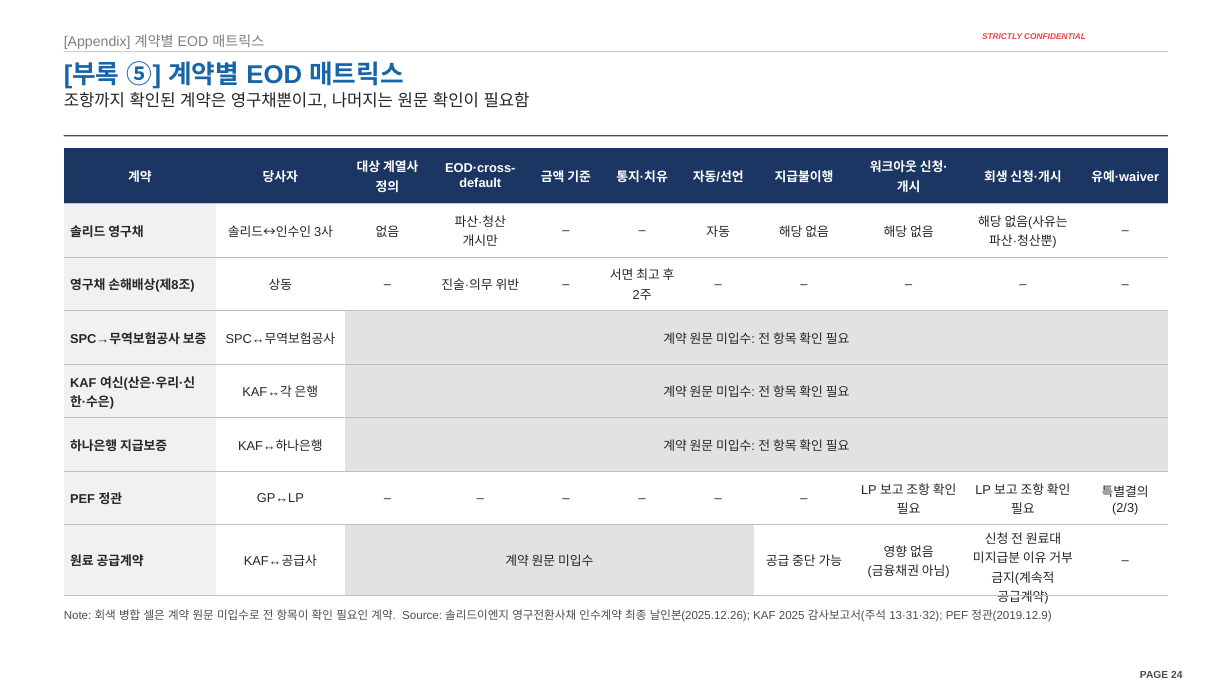
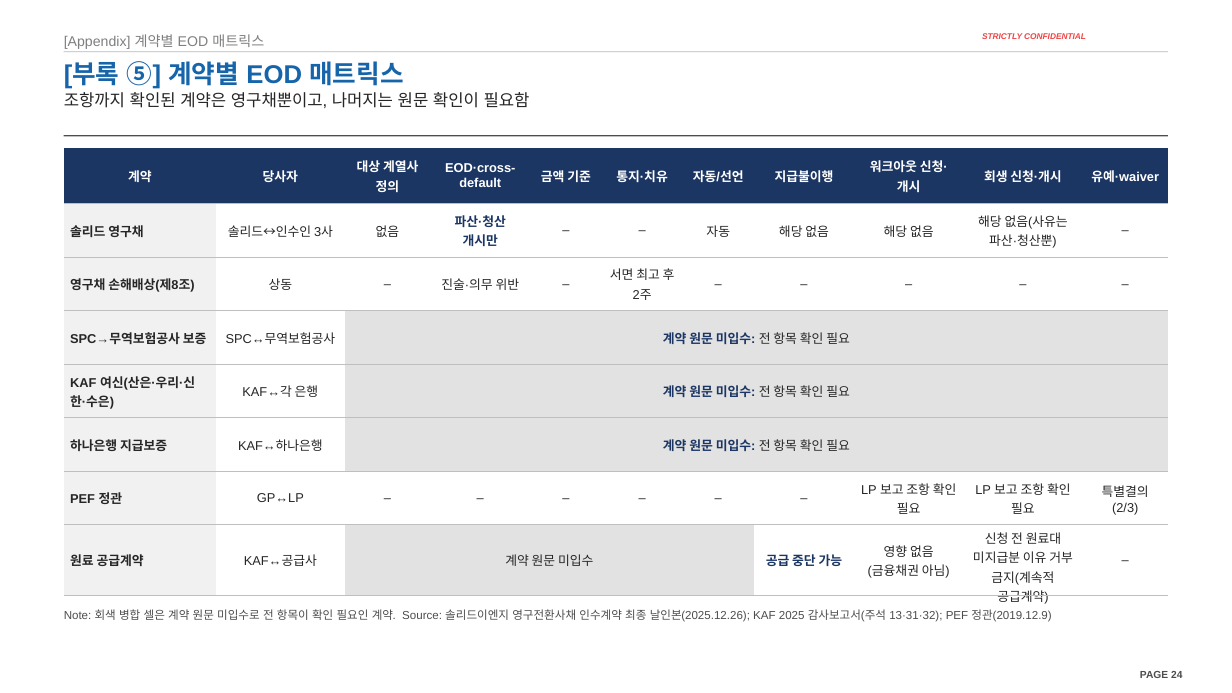
Before and after one commit to jogyesung/GS-Secretary, a slide deck: slide 24 of outputs/CIP_KAF_솔리드_자금조달차질_시나리오_20261118.pptx. Drawn at 1232x693 pixels with LibreOffice and Linux fonts; fonts in the diff are those of the drawing; background and template pictures are left out. Boxes give left, top, right and bottom in pixels: in the first picture for what was removed or moved away, otherwise in the second. Text is boxed around its words. In the diff, an @@ line names an element or a change of style, - is before the commit and + after.

```diff
--- a/outputs/CIP_KAF_솔리드_자금조달차질_시나리오_20261118.pptx
+++ b/outputs/CIP_KAF_솔리드_자금조달차질_시나리오_20261118.pptx
@@ table at (x1=64, y1=148, x2=1169, y2=608) @@
@@ text colour #262626 to #1C3664, bold on in "파산·청산 개시만", "계약 원문 미입수:", "계약 원문 미입수:", "계약 원문 미입수:" and 1 more places @@
```
Also in this commit, not shown: 7 other slides changed, 1 other file.
